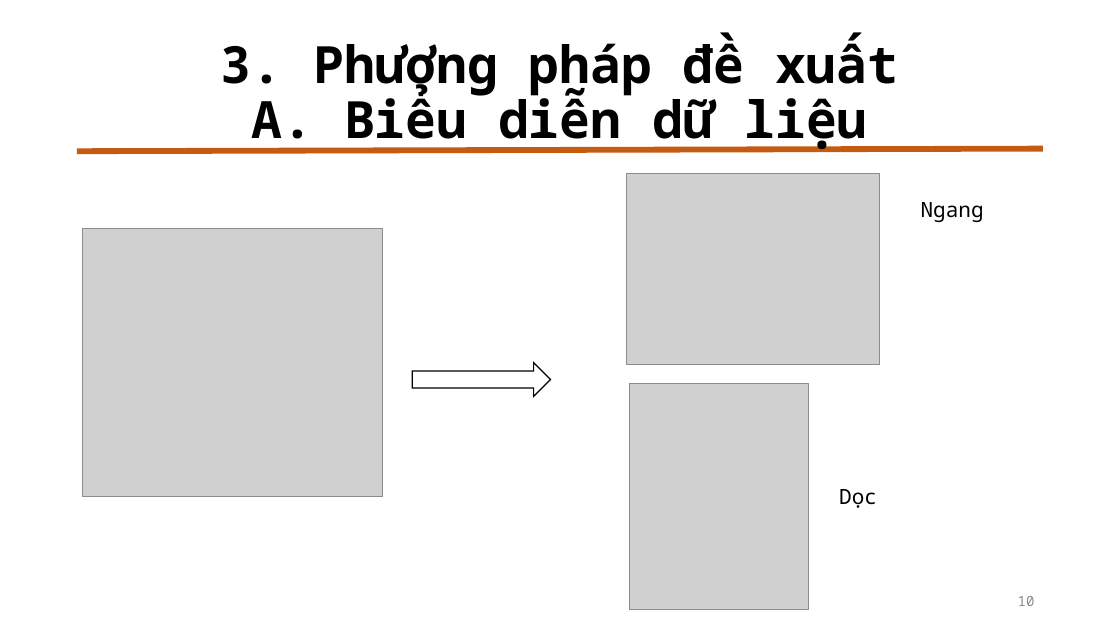
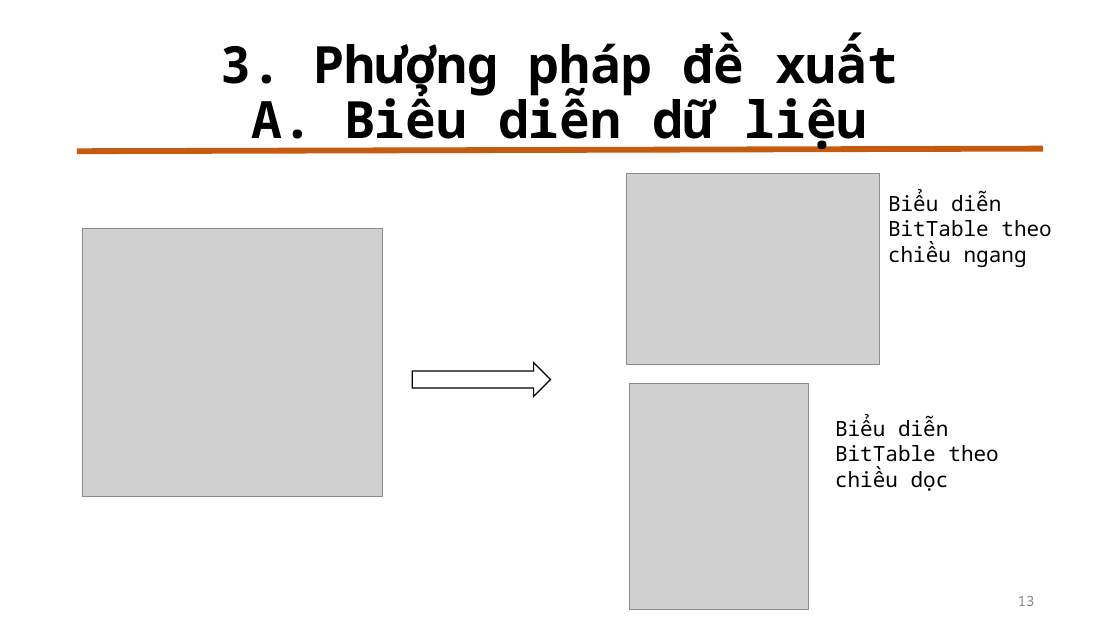
Before and after one commit to duychinhnguyenvn/Mining-Top-K-Co-Occurrence-Items, a slide deck: slide 13 of Slide Bao Cao.pptx (slide 10 before the commit). Drawn at 1120x630 pixels with LibreOffice and Linux fonts; fonts in the diff are those of the drawing; grey boxes stand for pictures. Boxes give left, top, right and bottom in pixels: in the first picture for what was removed or moved away, otherwise in the second. Text is boxed around its words. In the diff, an @@ line names an element or a change of style, - is before the commit and + after.

```diff
--- a/Slide Bao Cao.pptx
+++ b/Slide Bao Cao.pptx
@@ text at box(888, 191, 1051, 267): text changed @@
-Ngang
+Biểu diễn BitTable theo chiều ngang
@@ text added at box(835, 416, 998, 491), 18 pt, text #000000 @@
+Biểu diễn BitTable theo chiều dọc
@@ text removed at box(839, 489, 877, 508) @@
-Dọc
@@ page number at box(1018, 596, 1035, 606): text changed @@
-10
+13
```
Also in this commit, not shown: 9 other slides changed, 13 slides added.
